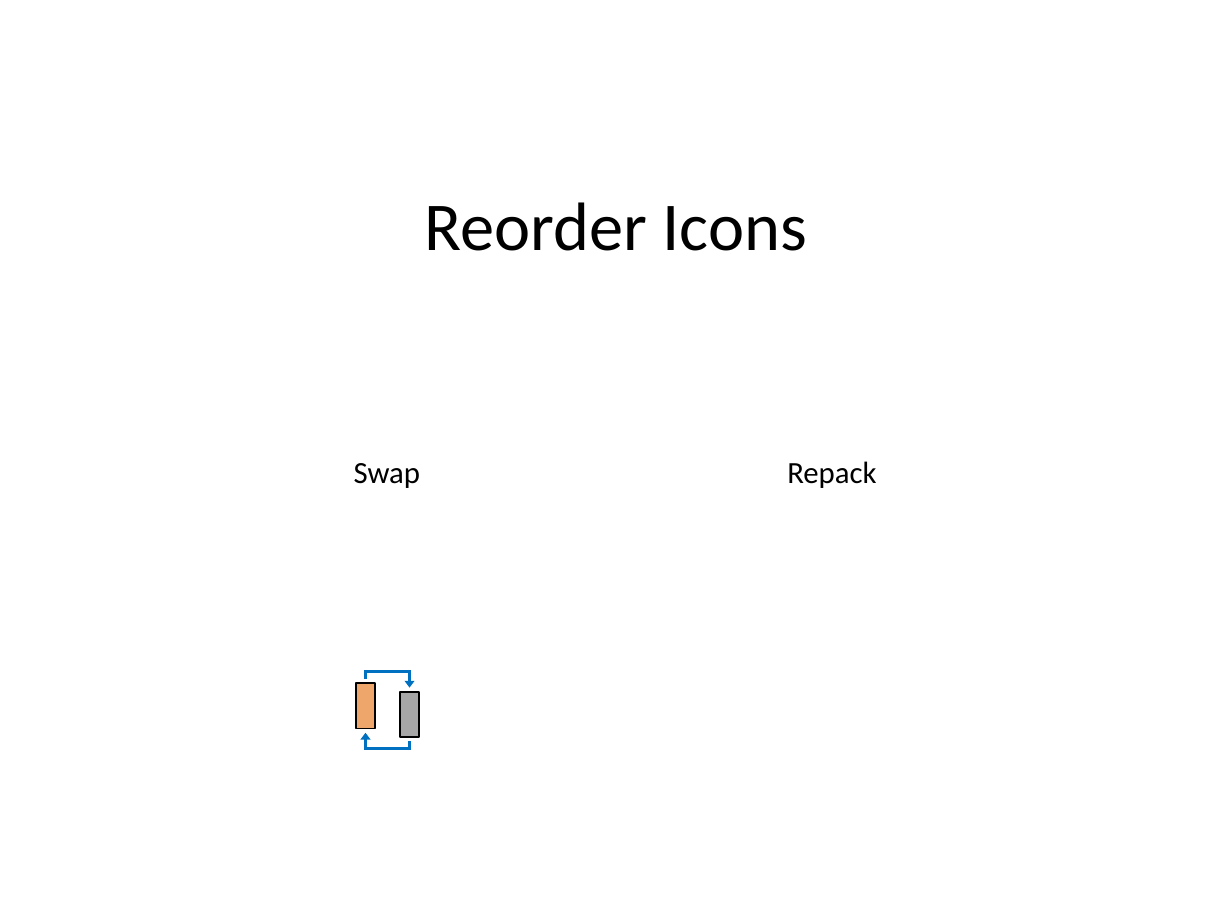
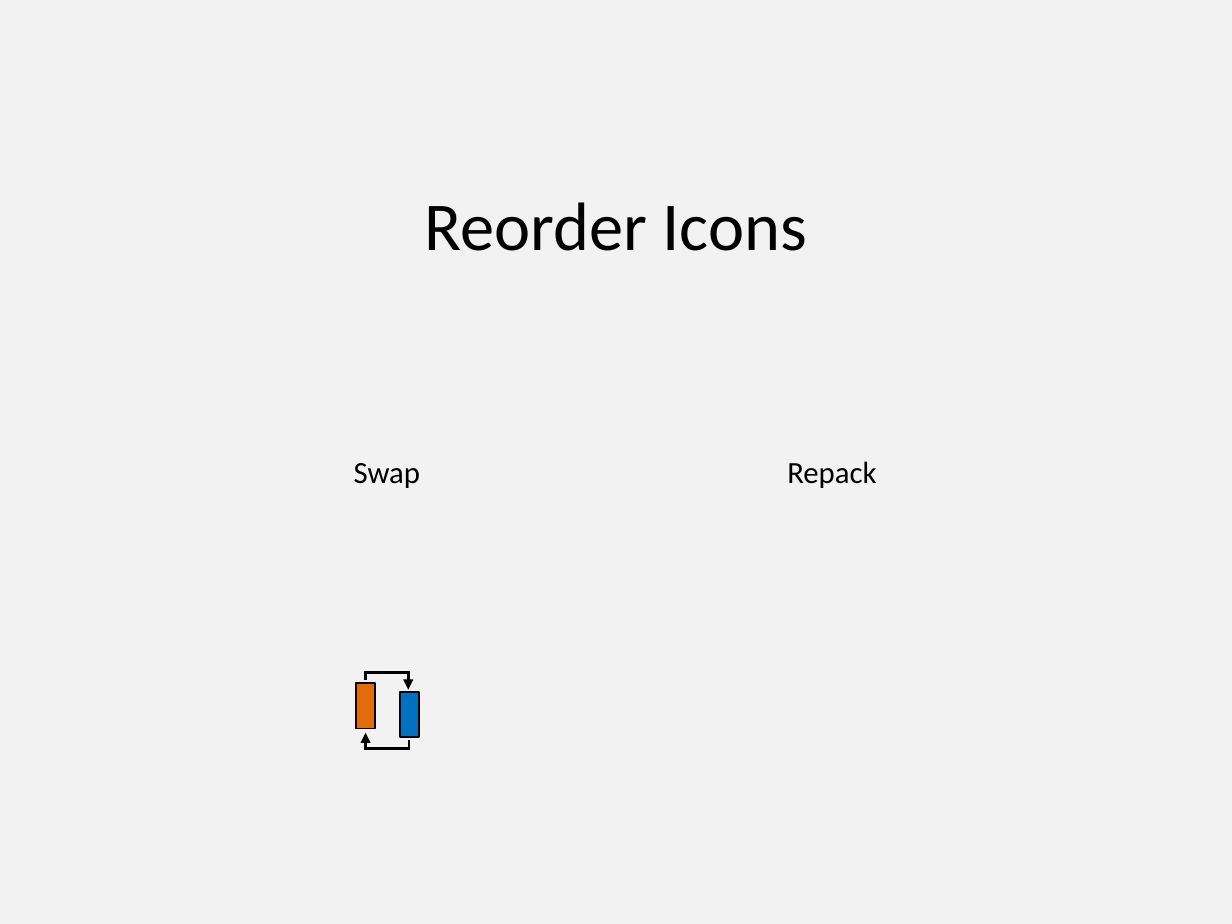
Before and after one commit to PowerPointLabs/PowerPointLabs, a slide deck: slide 5 of doc/Icons-PositionsLab.pptx. Drawn at 1232x924 pixels with LibreOffice and Linux fonts; fonts in the diff are those of the drawing. Boxes give left, top, right and bottom in pixels: in the first picture for what was removed or moved away, otherwise in the second. Text is boxed around its words. In the diff, an @@ line names an element or a change of style, - is before the commit and + after.

```diff
--- a/doc/Icons-PositionsLab.pptx
+++ b/doc/Icons-PositionsLab.pptx
@@ background #FFFFFF to #F2F2F2 @@
@@ rectangle at [356, 684, 375, 729]: fill #EFA66B to #E46B09 @@
@@ elbow arrow removed from (366, 679) to (409, 687) @@
@@ rectangle at [400, 692, 419, 738]: fill #A6A6A6 to #0070C0 @@
@@ elbow arrow removed from (409, 742) to (366, 733) @@
@@ group added at [363, 671, 410, 748]: 4 lines, 2 arrows @@
```
Also in this commit, not shown: 5 other slides changed, 1 slide removed.
